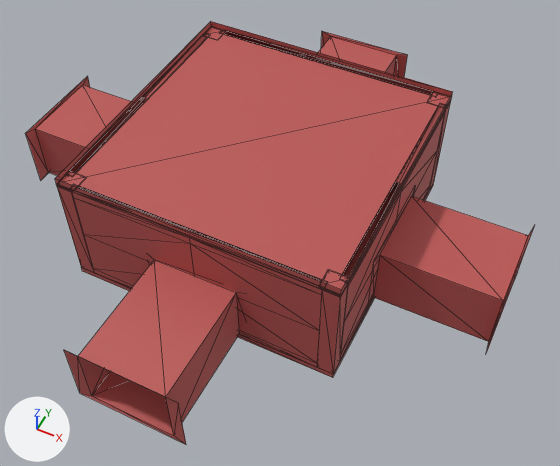
The FBX model Resource/FBX/room80/Room_Exit_1.fbx, before and after one commit.
Before and after are seen from a camera (50 mm lens) standing at (413.0, -776.0, 955.0) and looking at (47.0, -43.0, 39.0). Every picture has the same lights, and +X, +Y and +Z are marked at lower left. Mesh edges are drawn as thin lines. Where no turn or scale is listed for an object, it has been applied to the vertices. Vertices at the same position are counted once.

The older version as bpy lines, for what is in view:
```python
me_mesh_001 = bpy.data.meshes.new('Mesh.001')
me_mesh_001.from_pydata(...)  # 426 vertices, 708 faces; spans x -403.0..403.0, y -402.0..402.0, z -10.0..195.0
me_mesh_001.materials.append(mat_lambert13)  # brown #bc5755
ob_room_exit_4_v3 = bpy.data.objects.new('Room_Exit_4_V3', me_mesh_001)
ob_room_exit_4_v3.location = (0.0, 0.0, 0.0)
```
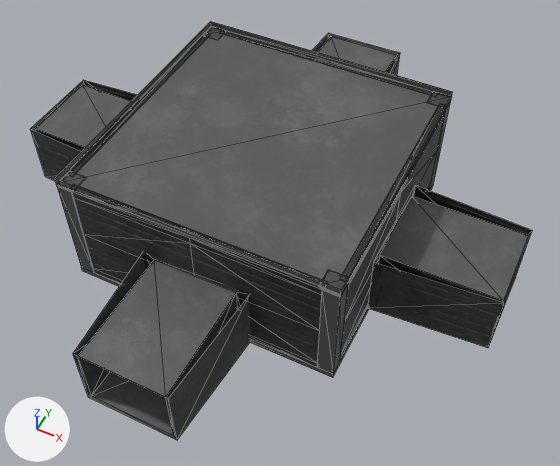
The newer file is also rescaled (x0.001) as a whole; pictures and numbers use the older file's frame.

The change in detail:
Picture 'normalmapWall.png' (img_normalmapwall_png) is new.
Picture 'RoomTexture.png' (img_roomtexture_png) is new.
Material 'lambert15' (mat_lambert15) is new.
Uses the picture img_normalmapwall_png.
Uses the picture img_roomtexture_png.
me_mesh_001 is used by ob_room_exit_4_v3; location (0.0, 0.0, 0.0).
me_mesh_001 had 426 vertices, 708 faces and spanned x -403.0..403.0, y -402.0..402.0, z -10.0..195.0.
me_mesh_001 now has 394 vertices, 644 faces and spans x -403.0..403.0, y -402.0..402.0, z -10.0..195.0.
Part 1, on me_mesh_001:
50 vertices are removed from x -403.0..403.0, y -402.0..402.0, z -5.0..185.0.
175 faces are deleted.
7 vertices move within x -222.0..-206.0, y -44.0..44.0, z 79.0.
10 vertices are added at x -403.0..403.0, y -402.0..402.0, z -5.0..79.0.
8 new vertices lie (0.0, 0.0, 110.0) away from vertices in x -403.0..403.0, y -402.0..402.0, z -5.0.
111 new faces join them.
me_mesh_001 part 2: 64 kept faces spanning x -400.0..400.0, y -400.0..400.0, z -5.0..105.0 get new texture (UV) coordinates.
me_mesh_001 part 3: 533 faces spanning x -400.0..400.0, y -400.0..400.0, z -10.0..195.0 switch from mat_lambert13 (brown #bc5755) to mat_lambert15.

Changed parts and their boxes (x1, y1, x2, y2) in the pictures (560 x 466 px):
'Room_Exit_4_V3', reshaped
    before: (25, 22, 534, 444)
    after: (30, 22, 532, 440)
part 1 of me_mesh_001, cut back
    before: (25, 31, 534, 444)
    after: (30, 33, 532, 440)
part 2 of me_mesh_001, surface changed (pink to grey)
    both: (35, 37, 528, 435)
part 3 of me_mesh_001, recoloured (pink to grey)
    both: (55, 22, 453, 378)
